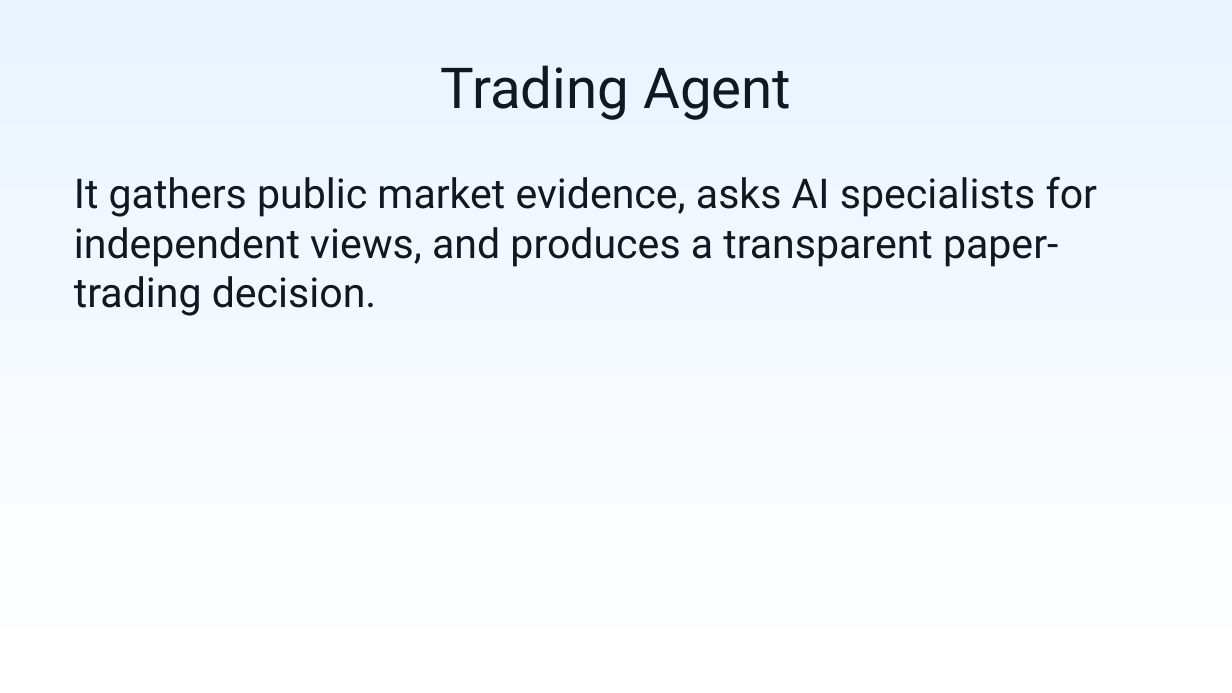
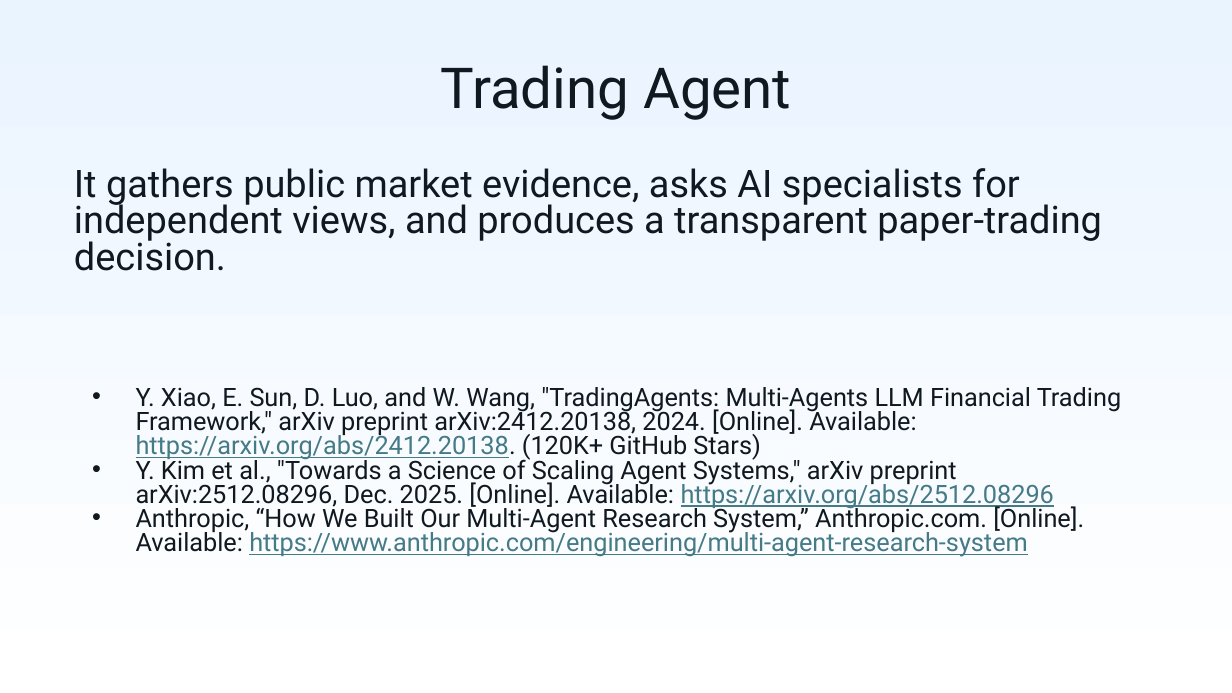
Before and after one commit to jere67/parallax, a slide deck: slide 4 of docs/presentation/trading-agent-mvp-pitch.pptx (slide 3 before the commit). Drawn at 1232x693 pixels with LibreOffice and Linux fonts; fonts in the diff are those of the drawing. Boxes give left, top, right and bottom in pixels: in the first picture for what was removed or moved away, otherwise in the second. Text is boxed around its words. In the diff, an @@ line names an element or a change of style, - is before the commit and + after.

```diff
--- a/docs/presentation/trading-agent-mvp-pitch.pptx
+++ b/docs/presentation/trading-agent-mvp-pitch.pptx
@@ text at box(74, 168, 1102, 271): size 24 to 22.2 pt in "It gathers public market evidence, asks AI ..."; line spacing 1 to 0.8 @@
@@ text at box(136, 387, 1121, 557): paragraphs added @@
+• Y. Xiao, E. Sun, D. Luo, and W. Wang, "TradingAgents: Multi-Agents LLM Financial Trading Framework," arXiv preprint arXiv:2412.20138, 2024. [Online]. Available: https://arxiv.org/abs/2412.20138. (120K+ GitHub Stars)
+• Y. Kim et al., "Towards a Science of Scaling Agent Systems," arXiv preprint arXiv:2512.08296, Dec. 2025. [Online]. Available: https://arxiv.org/abs/2512.08296
+• Anthropic, “How We Built Our Multi-Agent Research System,” Anthropic.com. [Online]. Available: https://www.anthropic.com/engineering/multi-agent-research-system
```
Also in this commit, not shown: 5 other slides changed, 1 slide added.
